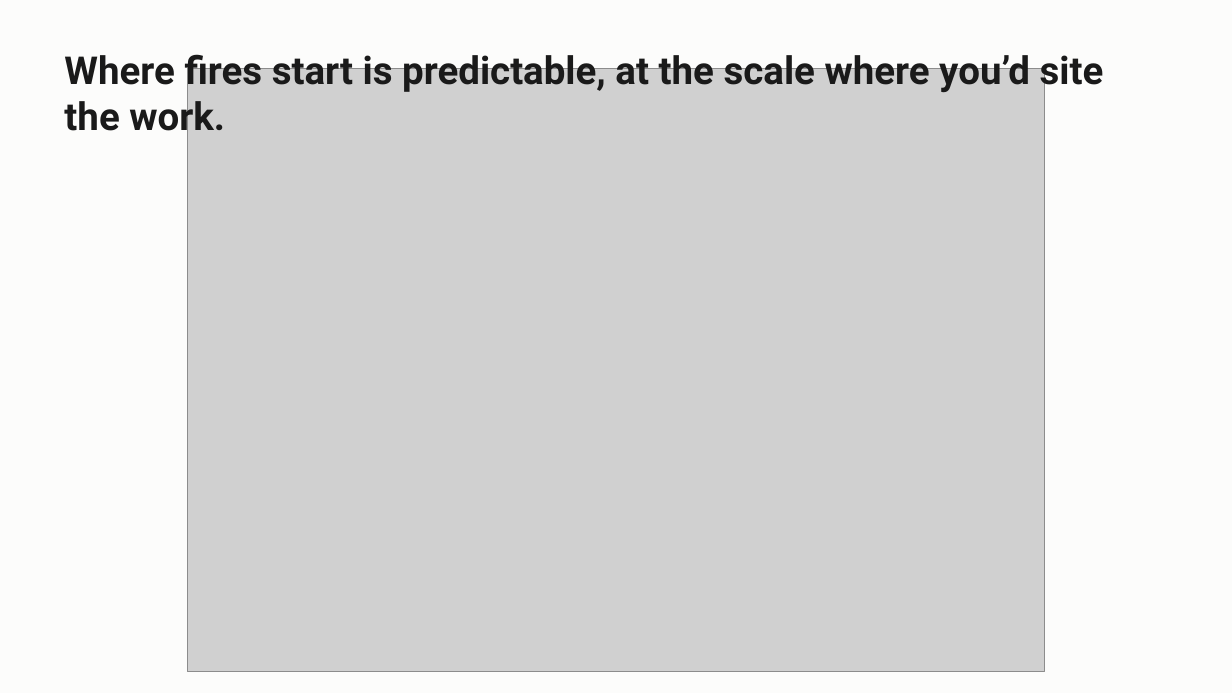
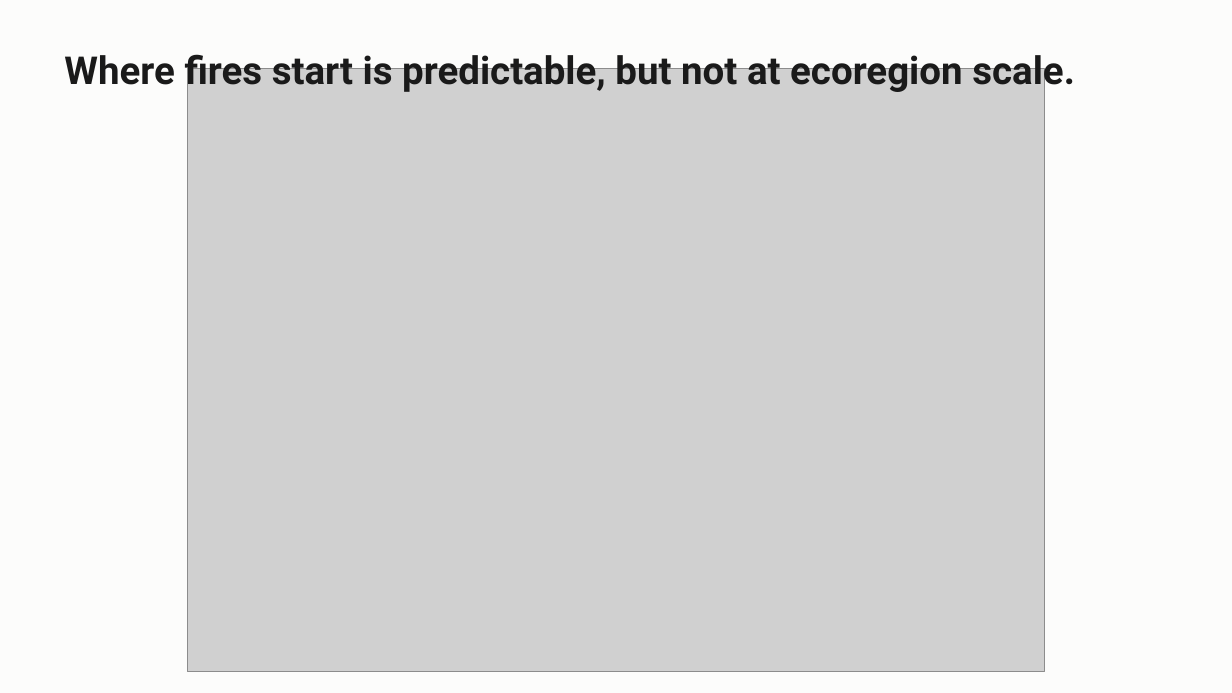
Before and after one commit to craig-rudman/MSDS696, a slide deck: slide 7 of coursework/W7/MSDS696_W7_Deck.pptx. Drawn at 1232x693 pixels with LibreOffice and Linux fonts; fonts in the diff are those of the drawing; grey boxes stand for pictures. Boxes give left, top, right and bottom in pixels: in the first picture for what was removed or moved away, otherwise in the second. Text is boxed around its words. In the diff, an @@ line names an element or a change of style, - is before the commit and + after.

```diff
--- a/coursework/W7/MSDS696_W7_Deck.pptx
+++ b/coursework/W7/MSDS696_W7_Deck.pptx
@@ text at (64,49,1075,94): text changed @@
-Where fires start is predictable, at the scale where you’d site the work.
+Where fires start is predictable, but not at ecoregion scale.
```
Also in this commit, not shown: 3 other slides changed, 1 slide added, 2 other files.
